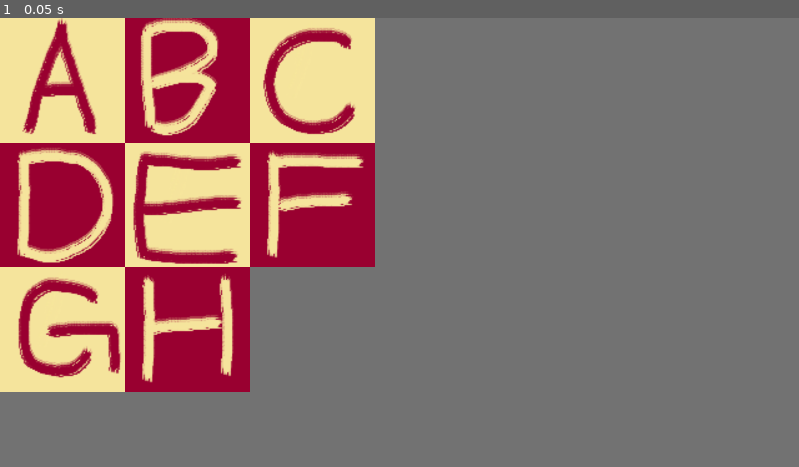
Above: before the commit, frame 1.
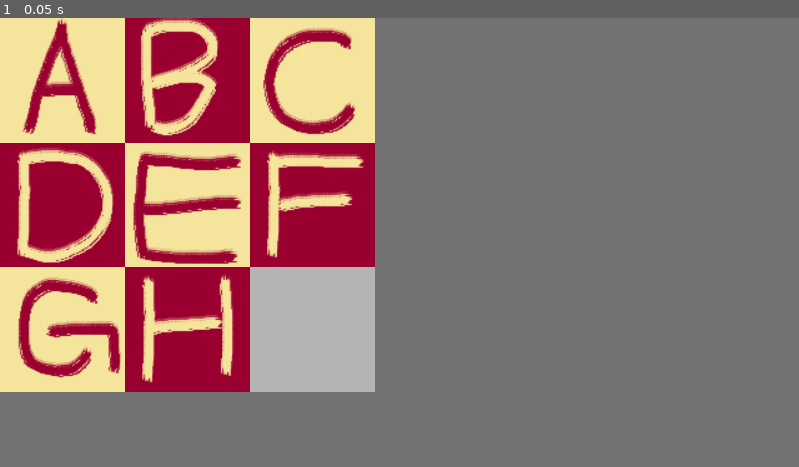
Above: after the commit, the same moment.

Repository: SabrinaRoss/Braincelll-Limited
Game: Godot game, scene res://Scene/puzzle_shift.tscn
The game is run twice, just before and just after one commit, with the same random seed, the same clock (stepped at 60 frames per second) and the same inputs. This scene is started directly instead of the project's main scene.
Inputs:
- Up to frame 1 (0.05 s): no input

The runs differ from the first frame. In frame 1, 4.4% of the frame differs, in the area x 31-47%, y 55-84%.

Commit message:
PuzzleShift minor update

Diff:
--- a/Scene/puzzle_shift.tscn
+++ b/Scene/puzzle_shift.tscn
@@ -8,6 +8,7 @@
 [ext_resource type="Texture2D" uid="uid://llwxte3v2mkr" path="res://Letter_Asset/f.png" id="6_xuk0g"]
 [ext_resource type="Texture2D" uid="uid://cwt5pe7dnpux8" path="res://Letter_Asset/g.png" id="7_ogyr1"]
 [ext_resource type="Texture2D" uid="uid://c2ku70jpntr2h" path="res://Letter_Asset/h.png" id="8_s6xo1"]
+[ext_resource type="Texture2D" uid="uid://cy53s0c3a3cdi" path="res://Letter_Asset/i.png" id="9_hka6i"]
 
 [sub_resource type="RectangleShape2D" id="RectangleShape2D_lhlsq"]
 size = Vector2(900, 900)
@@ -60,6 +61,6 @@
 texture = ExtResource("8_s6xo1")
 
 [node name="Tile9" type="Sprite2D" parent="."]
-position = Vector2(150, 150)
+position = Vector2(750, 750)
 scale = Vector2(3, 3)
-texture = ExtResource("1_1jpc4")
+texture = ExtResource("9_hka6i")
Binary file added: Letter_Asset/i.png
Not shown, added: Letter_Asset/i.png.import
Not shown: 1 places in Scene/puzzle_shift.tscn that only renumber resources
